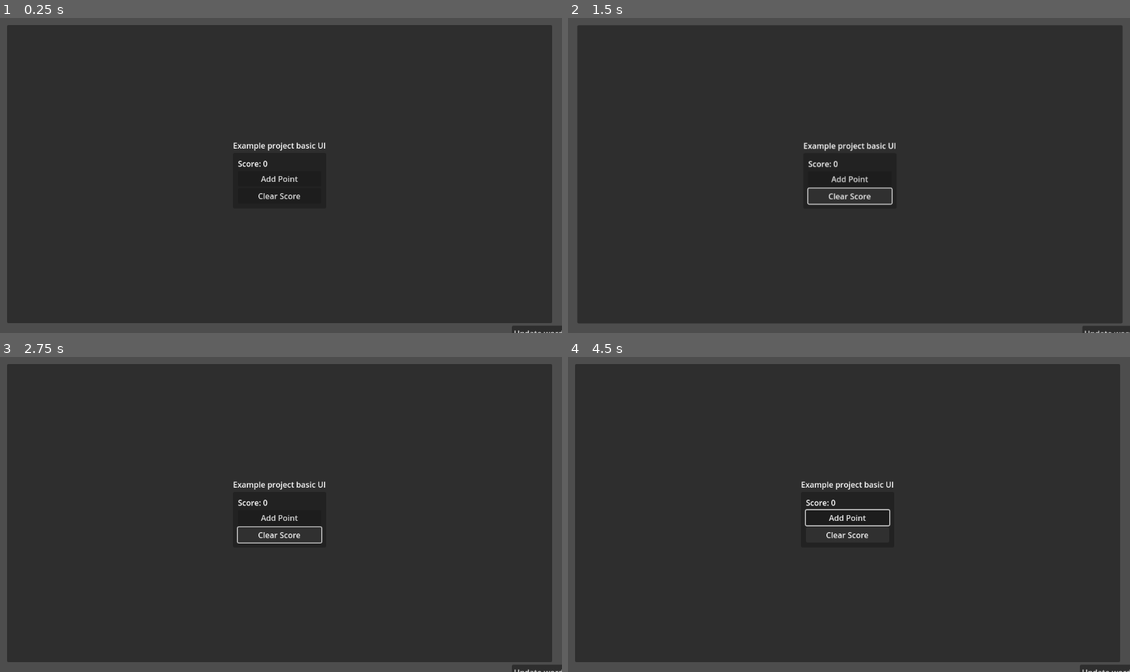
Above: before the commit, frames 1-4 (two rows, left to right).
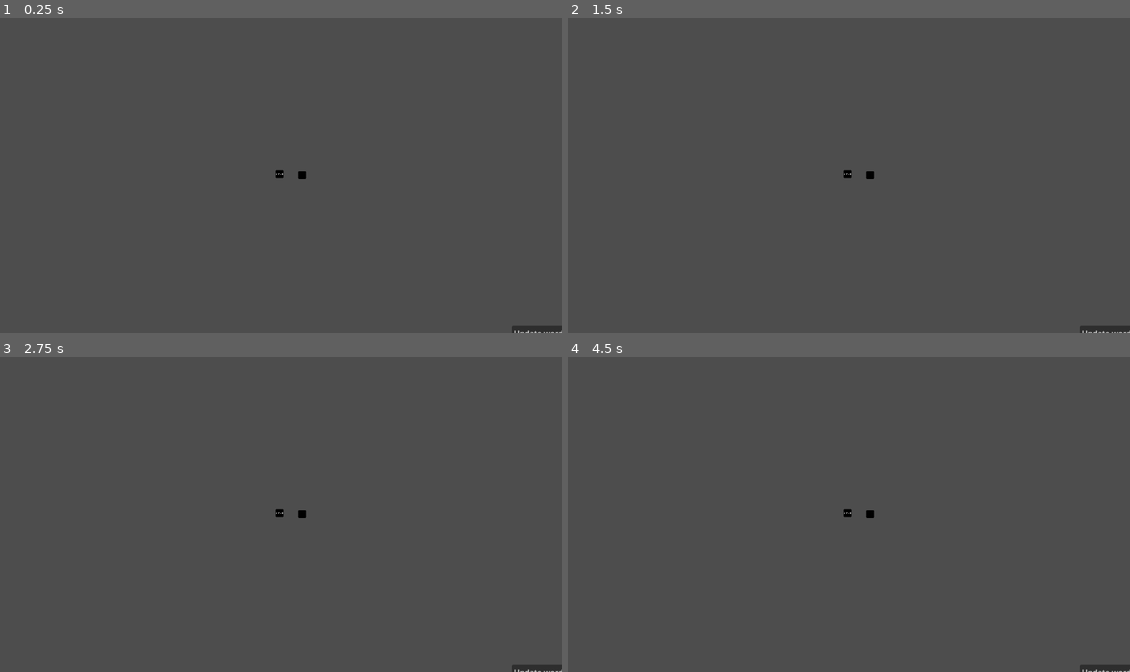
Above: after the commit, the same moments.

Repository: GeordieTomo/ludum-dare-58
Game: Godot game, scene res://environment/levels/test_level.tscn
Same seed, same stepped clock (60 frames per second), same inputs: the game is played once before the commit and once after it. Before the commit the project starts from res://main_game.tscn.
Inputs (mouse positions are in pixels of both pictures, inside the frame that each line leads up to):
- Up to frame 1 (0.25 s): no input
- Up to frame 2 (1.5 s): click (849, 178) at 0.5 s, where only the run before the commit has a clickable "Add Point"; click (849, 194) at 1.25 s, where only the run before the commit has a clickable "Clear Score"
- Up to frame 3 (2.75 s): tap Enter at 2 s; hold Right (right) from 2.03 s (still down)
- Up to frame 4 (4.5 s): tap Space at 2.75, 4.25 s; release Right (right) at 2.78 s; hold Down (down) 2.78-3.53 s; tap Enter at 3.5 s; hold Right (right) 3.53-4.28 s; hold Up (up) from 4.28 s (still down)

The runs differ from the first frame. In frame 1, 92% of the frame differs, in the area x 1-99%, y 2-97%; in frame 2, 91%; in frame 3, 92%; in frame 4, 92%.

Commit message:
cleanup directory

Diff:
--- a/test_level.tscn
+++ b/environment/levels/test_level.tscn
@@ -1,26 +1,26 @@
 [gd_scene load_steps=5 format=3 uid="uid://d1njpdc420slk"]
 
-[ext_resource type="PackedScene" uid="uid://c4vun81r65hwg" path="res://player.tscn" id="1_1c2mv"]
-[ext_resource type="Script" uid="uid://d2w3j7p4iaq2h" path="res://rock.gd" id="2_4ptq8"]
-[ext_resource type="Texture2D" uid="uid://bc6dyg3em5280" path="res://textures/small-icon.png" id="2_f7g2b"]
+[ext_resource type="PackedScene" uid="uid://c4vun81r65hwg" path="res://environment/player/player.tscn" id="1_wv683"]
+[ext_resource type="Script" uid="uid://d2w3j7p4iaq2h" path="res://environment/rock.gd" id="2_26t1u"]
+[ext_resource type="Texture2D" uid="uid://bc6dyg3em5280" path="res://textures/small-icon.png" id="3_kgn2n"]
 
 [sub_resource type="RectangleShape2D" id="RectangleShape2D_4ptq8"]
 
 [node name="TestLevel" type="Node2D"]
 
-[node name="player" parent="." instance=ExtResource("1_1c2mv")]
+[node name="player" parent="." instance=ExtResource("1_wv683")]
 collision_layer = 2
 collision_mask = 3
 
 [node name="Rock" type="RigidBody2D" parent="."]
 modulate = Color(0, 0, 0, 1)
 position = Vector2(46, 2)
-collision_layer = 2
+collision_layer = 4
 collision_mask = 7
 gravity_scale = 0.0
 lock_rotation = true
 linear_damp = 50.0
-script = ExtResource("2_4ptq8")
+script = ExtResource("2_26t1u")
 can_move_evaluation_words = Array[int]([1])
 
 [node name="CollisionShape2D" type="CollisionShape2D" parent="Rock"]
--- a/player.tscn
+++ b/environment/player/player.tscn
@@ -1,6 +1,6 @@
 [gd_scene load_steps=4 format=3 uid="uid://c4vun81r65hwg"]
 
-[ext_resource type="Script" uid="uid://dcref1vu664m4" path="res://character_controller.gd" id="1_4flbx"]
+[ext_resource type="Script" uid="uid://dcref1vu664m4" path="res://environment/player/character_controller.gd" id="1_4flbx"]
 [ext_resource type="Texture2D" uid="uid://bc6dyg3em5280" path="res://textures/small-icon.png" id="2_onrkg"]
 
 [sub_resource type="RectangleShape2D" id="RectangleShape2D_onrkg"]
--- a/globals/events.gd
+++ b/globals/events.gd
@@ -1,16 +1,3 @@
 # Events
 # this script is defined as a globally accessible singleton in: Project -> Project Settings -> Globals
 extends Node
-
-signal add_points(number_of_points : int)
-signal clear_points
-
-func _ready():
-	add_points.connect(points_added)
-	clear_points.connect(points_cleared)
-
-func points_added(number_of_points):
-	print_debug("points added: ", number_of_points)
-
-func points_cleared():
-	print_debug("points cleared")
--- a/main_game.tscn
+++ /dev/null
@@ -1,73 +0,0 @@
-[gd_scene load_steps=5 format=3 uid="uid://dcjj3sbly682w"]
-
-[ext_resource type="Script" uid="uid://bm7exghrhdxxc" path="res://scripts/add_score_button.gd" id="1_1oj5k"]
-[ext_resource type="Script" uid="uid://m0qj4q3wiu4r" path="res://scripts/score_tracker.gd" id="2_yx7mw"]
-[ext_resource type="Script" uid="uid://3smrpykov5f2" path="res://scripts/clear_score_button.gd" id="3_ykeeq"]
-[ext_resource type="Script" uid="uid://cqpyul0rsejya" path="res://scripts/screen_shake_controller.gd" id="4_6bm6p"]
-
-[node name="MainGame" type="Node"]
-
-[node name="ScreenShakeController" type="Node" parent="."]
-script = ExtResource("4_6bm6p")
-
-[node name="UILayer" type="Control" parent="."]
-layout_mode = 3
-anchor_left = -0.5
-anchor_top = -0.5
-anchor_right = 0.5
-anchor_bottom = 0.5
-
-[node name="MarginContainer" type="MarginContainer" parent="UILayer"]
-layout_mode = 1
-anchors_preset = 15
-anchor_right = 1.0
-anchor_bottom = 1.0
-grow_horizontal = 2
-grow_vertical = 2
-theme_override_constants/margin_left = 20
-theme_override_constants/margin_top = 20
-theme_override_constants/margin_right = 20
-theme_override_constants/margin_bottom = 20
-
-[node name="Panel" type="Panel" parent="UILayer/MarginContainer"]
-layout_mode = 2
-
-[node name="VBoxContainer" type="VBoxContainer" parent="UILayer/MarginContainer"]
-layout_mode = 2
-size_flags_horizontal = 4
-size_flags_vertical = 4
-
-[node name="TextLabel" type="Label" parent="UILayer/MarginContainer/VBoxContainer"]
-layout_mode = 2
-text = "Example project basic UI"
-
-[node name="MarginContainer" type="MarginContainer" parent="UILayer/MarginContainer/VBoxContainer"]
-layout_mode = 2
-
-[node name="Panel" type="Panel" parent="UILayer/MarginContainer/VBoxContainer/MarginContainer"]
-layout_mode = 2
-
-[node name="MarginContainer" type="MarginContainer" parent="UILayer/MarginContainer/VBoxContainer/MarginContainer"]
-layout_mode = 2
-theme_override_constants/margin_left = 10
-theme_override_constants/margin_top = 10
-theme_override_constants/margin_right = 10
-theme_override_constants/margin_bottom = 10
-
-[node name="VBoxContainer" type="VBoxContainer" parent="UILayer/MarginContainer/VBoxContainer/MarginContainer/MarginContainer"]
-layout_mode = 2
-
-[node name="ScoreLabel" type="Label" parent="UILayer/MarginContainer/VBoxContainer/MarginContainer/MarginContainer/VBoxContainer"]
-layout_mode = 2
-text = "Score:"
-script = ExtResource("2_yx7mw")
-
-[node name="AddScoreButton" type="Button" parent="UILayer/MarginContainer/VBoxContainer/MarginContainer/MarginContainer/VBoxContainer"]
-layout_mode = 2
-text = "Add Point"
-script = ExtResource("1_1oj5k")
-
-[node name="ClearScoreButton" type="Button" parent="UILayer/MarginContainer/VBoxContainer/MarginContainer/MarginContainer/VBoxContainer"]
-layout_mode = 2
-text = "Clear Score"
-script = ExtResource("3_ykeeq")
--- a/project.godot
+++ b/project.godot
@@ -11,7 +11,7 @@
 [application]
 
 config/name="ludum-dare-58"
-run/main_scene="uid://dcjj3sbly682w"
+run/main_scene="uid://d1njpdc420slk"
 config/features=PackedStringArray("4.5", "Forward Plus")
 boot_splash/fullsize=false
 boot_splash/image="uid://cykq4so8rtjw4"
@@ -22,7 +22,7 @@
 Camera="*res://globals/camera.tscn"
 Events="*res://globals/events.gd"
 TweenCustom="*res://globals/tween_custom.gd"
-WordCloud="*res://word_cloud_scene.tscn"
+WordCloud="*res://word_cloud/word_cloud_scene.tscn"
 Enums="*res://globals/enums.gd"
 
 [display]
--- a/scripts/add_score_button.gd
+++ /dev/null
@@ -1,7 +0,0 @@
-extends Button
-
-func _ready():
-	pressed.connect(on_press_add_score)
-
-func on_press_add_score():
-	Events.add_points.emit(1)
--- a/scripts/clear_score_button.gd
+++ /dev/null
@@ -1,7 +0,0 @@
-extends Button
-
-func _ready():
-	pressed.connect(on_press_add_score)
-
-func on_press_add_score():
-	Events.clear_points.emit()
--- a/scripts/score_tracker.gd
+++ /dev/null
@@ -1,19 +0,0 @@
-extends Label
-
-var score : int = 0
-
-func _ready():
-	Events.add_points.connect(points_added)
-	Events.clear_points.connect(clear_points)
-	clear_points()
-
-func points_added(number_of_points : int):
-	score += number_of_points
-	update_text()
-
-func clear_points():
-	score = 0
-	update_text()
-
-func update_text():
-	text = "Score: " + str(score)
--- a/scripts/screen_shake_controller.gd
+++ /dev/null
@@ -1,11 +0,0 @@
-extends Node
-
-func _ready():
-	Events.add_points.connect(screen_shake.unbind(1))
-	Events.clear_points.connect(screen_shake_large)
-
-func screen_shake():
-	TweenCustom.screen_shake(0.1)
-
-func screen_shake_large():
-	TweenCustom.screen_shake(0.3)
--- a/word_cloud.gd
+++ b/word_cloud/word_cloud.gd
@@ -21,7 +21,6 @@
 func create_word_toggle_ui(word: Enums.AllWords):
 	pass
 
-
 func toggle_word_selected(word: Enums.AllWords):
 	# check if word is selected, and then toggle its state
 	update_words_selected()
--- a/word_cloud_scene.tscn
+++ b/word_cloud/word_cloud_scene.tscn
@@ -1,6 +1,6 @@
 [gd_scene load_steps=2 format=3 uid="uid://c8qtmupowsosw"]
 
-[ext_resource type="Script" uid="uid://bwo8g75o1b1aw" path="res://word_cloud.gd" id="1_y24nb"]
+[ext_resource type="Script" uid="uid://bwo8g75o1b1aw" path="res://word_cloud/word_cloud.gd" id="1_y24nb"]
 
 [node name="word_cloud" type="Node"]
 script = ExtResource("1_y24nb")
Not shown, removed: HAG.txt
Not shown: 1 places in environment/levels/test_level.tscn that only renumber resources
Renamed: character_controller.gd -> environment/player/character_controller.gd
Renamed: character_controller.gd.uid -> environment/player/character_controller.gd.uid
Renamed: rock.gd -> environment/rock.gd
Renamed: rock.gd.uid -> environment/rock.gd.uid
Not shown, removed: scripts/add_score_button.gd.uid
Not shown, removed: scripts/clear_score_button.gd.uid
Not shown, removed: scripts/score_tracker.gd.uid
Not shown, removed: scripts/screen_shake_controller.gd.uid
Renamed: word_cloud.gd.uid -> word_cloud/word_cloud.gd.uid
